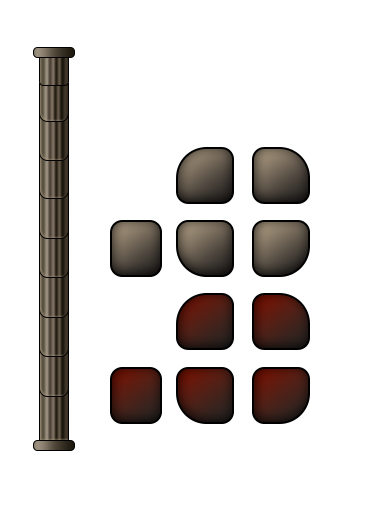
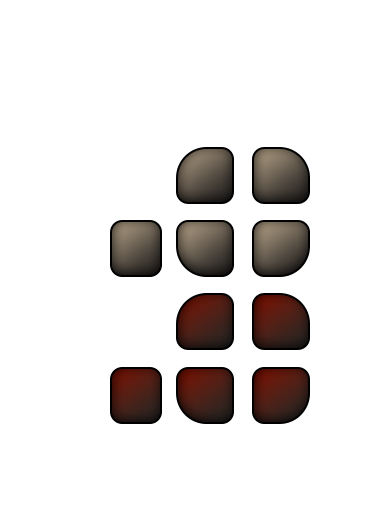
Layered file, before and after one edit (368x512). Changes by layer:
hid group "Group 1" (12 layers) over [33, 47, 75, 451]
painted on "Rectangle 2" over [34, 48, 74, 57]
painted on "Rectangle 2 copy" over [40, 55, 68, 85]
painted on "Rectangle 2 copy 2" over [40, 84, 68, 121]
painted on "Rectangle 2 copy 11" over [40, 107, 68, 160]
painted on "Rectangle 2 copy 10" over [40, 145, 68, 198]
painted on "Rectangle 2 copy 9" over [40, 185, 68, 238]
painted on "Rectangle 2 copy 8" over [40, 224, 68, 277]
painted on "Rectangle 2 copy 7" over [40, 264, 68, 317]
painted on "Rectangle 2 copy 6" over [40, 303, 68, 356]
painted on "Rectangle 2 copy 5" over [40, 343, 68, 396]
painted on "Rectangle 2 copy 4" over [40, 387, 68, 440]
painted on "Rectangle 2 copy 3" over [34, 441, 74, 450]
